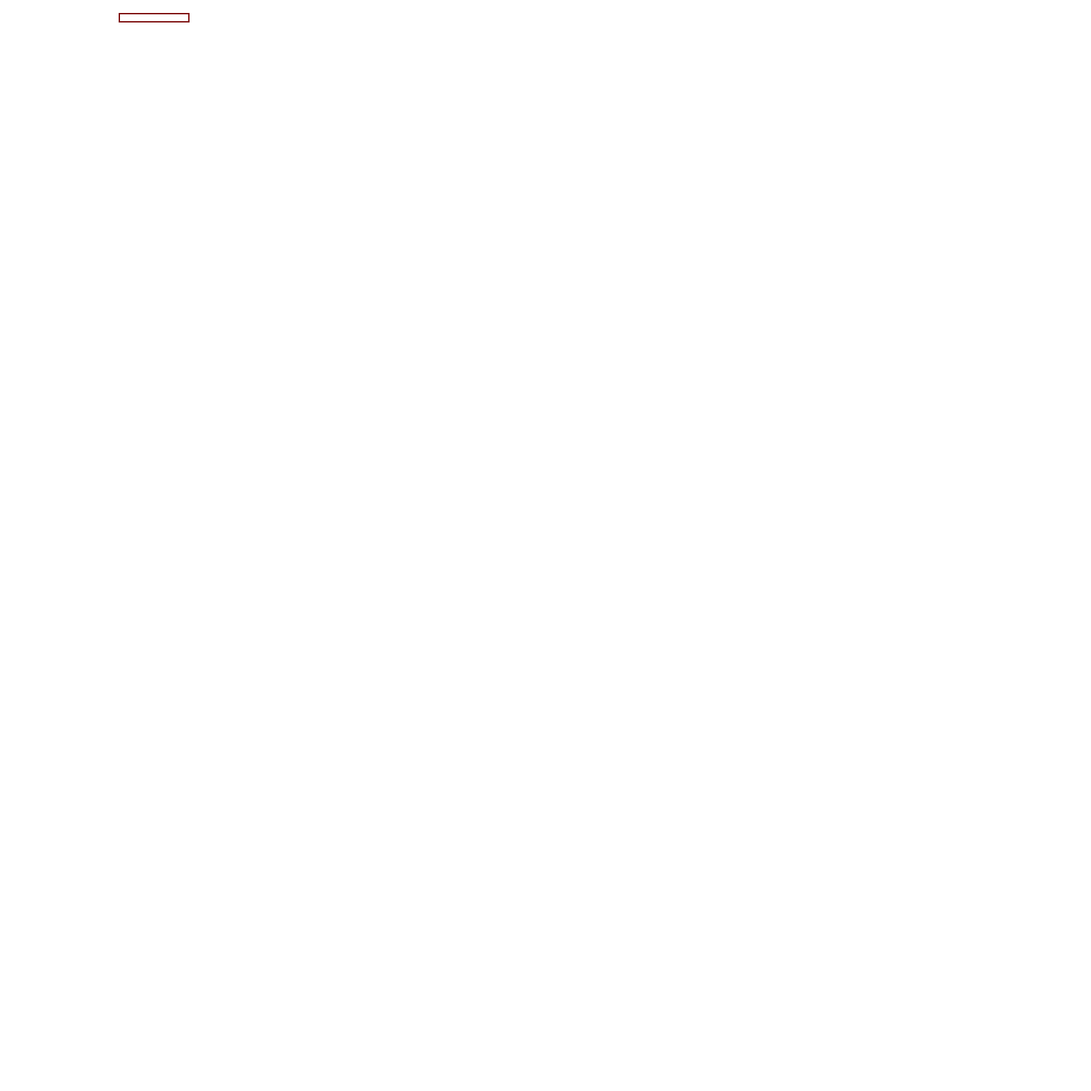
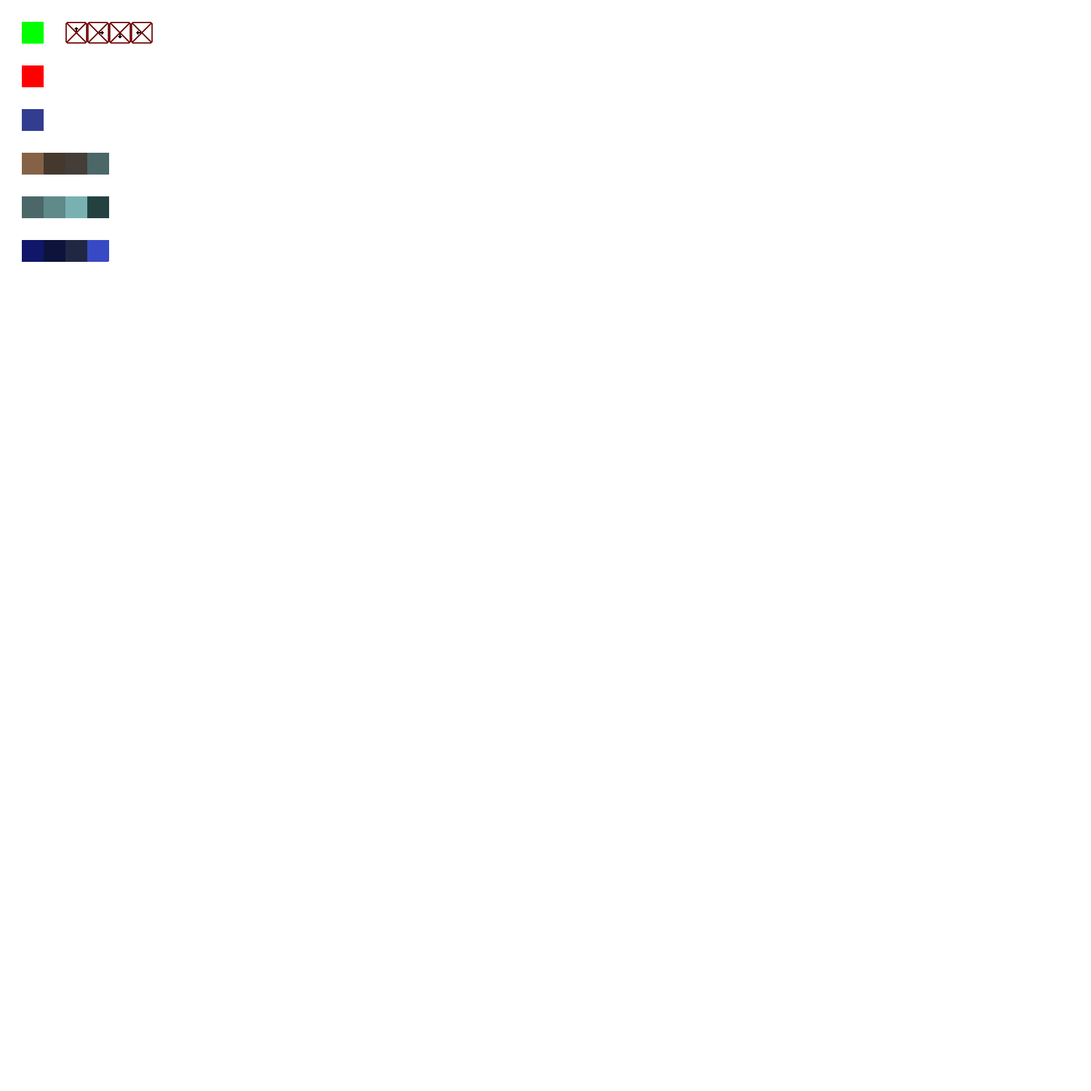
Layers edited between the first and the second 1091px x 1091px image:
hid "BarreVieBoss" over [118, 12, 190, 23]
showed group "Tileset" (23 layers) over [21, 12, 190, 262]
